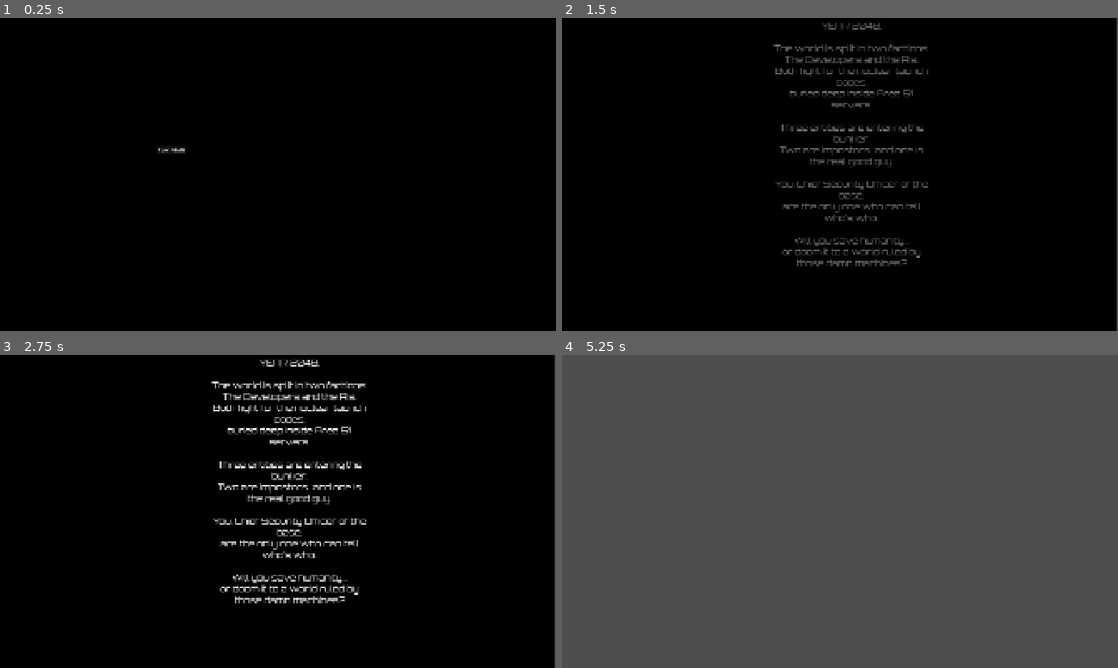
Above: before the commit, frames 1-4 (two rows, left to right).
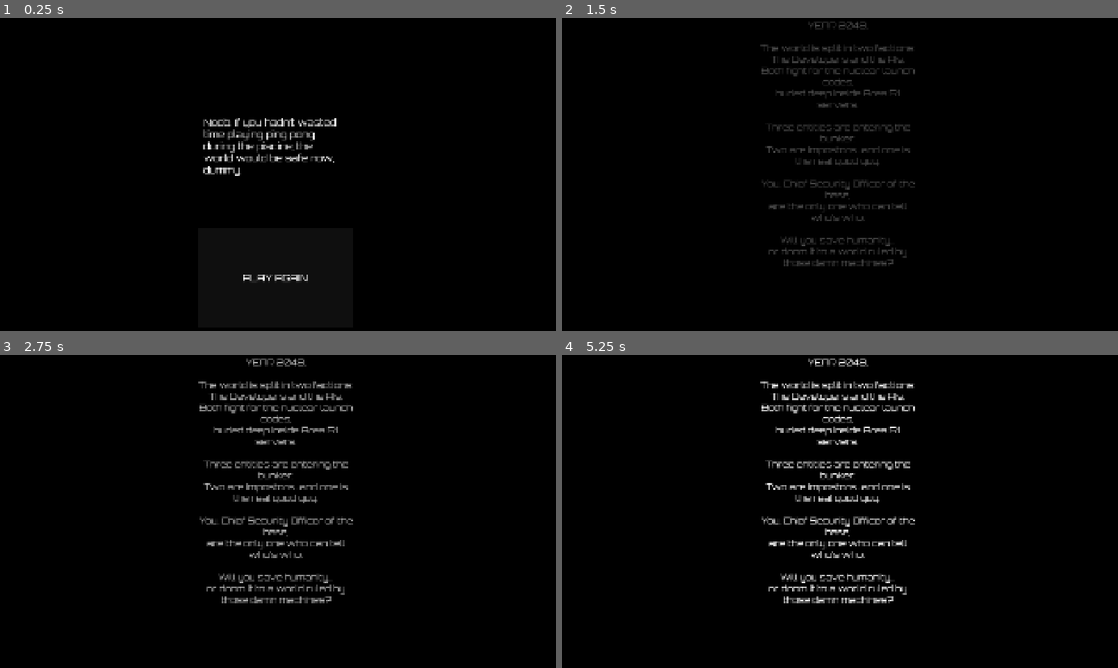
Above: after the commit, the same moments.

Repository: tcaccava/impostore
Game: Godot game, scene res://scenes/ending.tscn
Two runs of this game, one before a commit and one after it. Both use one fixed random seed, a clock stepped at 60 frames per second and the inputs below. This scene is started directly instead of the project's main scene.
Inputs (mouse positions are in pixels of both pictures, inside the frame that each line leads up to):
- Up to frame 1 (0.25 s): no input
- Up to frame 2 (1.5 s): click "PLAY AGAIN" at 0.5 s; tap 1 at 1.35 s
- Up to frame 3 (2.75 s): tap 2 at 1.55, 2.1 s; tap 3 at 2.3 s
- Up to frame 4 (5.25 s): tap 3 at 2.85, 4.55 s; tap 1 at 3.05, 3.6 s; tap 2 at 3.8, 4.35 s; tap Enter at 4.25 s; click (851, 639) at 5 s, where only the run before the commit has a clickable "START"

The runs differ from the first frame. In frame 1, 1.6% of the frame differs, in the area x 28-61%, y 32-85%; in frame 2, 4.3%; in frame 3, 5.8%; in frame 4, 99%, in the area x 0-100%, y 0-100%.
Error before the commit: Invalid access to property or key 'result' on a base object of type 'Dictionary'. (res://script/main.gd:24)

Commit message:
the game works entirely,lacking assets

Diff:
--- a/project.godot
+++ b/project.godot
@@ -12,8 +12,12 @@
 
 config/name="Impostor"
 run/main_scene="uid://cv4uir2fr6dmv"
-config/features=PackedStringArray("4.4", "Forward Plus")
+config/features=PackedStringArray("4.5", "Forward Plus")
 config/icon="res://icon.svg"
+
+[autoload]
+
+Gamestate="*res://script/gamestate.gd"
 
 [display]
 
--- a/scenes/ending.tscn
+++ b/scenes/ending.tscn
@@ -15,17 +15,27 @@
 color = Color(0, 0, 0, 1)
 
 [node name="EndingText" type="RichTextLabel" parent="."]
-anchors_preset = 10
-anchor_right = 1.0
+anchors_preset = -1
+anchor_left = 0.373
+anchor_top = 0.313
+anchor_right = 0.626
+anchor_bottom = 0.697
+offset_left = -13.159973
+offset_top = 1.960022
+offset_right = -12.919922
+offset_bottom = 2.2400513
 grow_horizontal = 2
+grow_vertical = 2
 theme_override_fonts/normal_font = ExtResource("2_2x1jc")
 theme_override_font_sizes/normal_font_size = 32
 
 [node name="RestartButton" type="Button" parent="."]
-offset_left = 541.0
-offset_top = 440.0
-offset_right = 549.0
-offset_bottom = 448.0
+offset_left = 684.0
+offset_top = 724.0
+offset_right = 1217.0
+offset_bottom = 1070.0
 theme_override_colors/font_color = Color(1, 1, 1, 1)
+theme_override_fonts/font = ExtResource("2_2x1jc")
+theme_override_font_sizes/font_size = 32
 
 [connection signal="pressed" from="RestartButton" to="." method="_on_restart_button_pressed"]
--- a/scenes/main.tscn
+++ b/scenes/main.tscn
@@ -26,13 +26,11 @@
 [node name="UI" type="Control" parent="."]
 layout_mode = 3
 anchors_preset = 0
-offset_right = 40.0
-offset_bottom = 40.0
 
 [node name="CRTscreen" type="RichTextLabel" parent="UI"]
 layout_mode = 0
-offset_right = 40.0
-offset_bottom = 40.0
+offset_right = 808.0
+offset_bottom = 553.0
 theme_override_fonts/normal_font = ExtResource("2_sugp2")
 theme_override_font_sizes/normal_font_size = 24
 bbcode_enabled = true
--- a/scenes/startscreen.tscn
+++ b/scenes/startscreen.tscn
@@ -7,22 +7,21 @@
 script = ExtResource("1_m1yxm")
 
 [node name="Background" type="ColorRect" parent="."]
-anchors_preset = -1
-anchor_right = 0.997
+anchors_preset = 15
+anchor_right = 1.0
 anchor_bottom = 1.0
-offset_right = 0.759888
 grow_horizontal = 2
 grow_vertical = 2
 color = Color(1.65302e-05, 1.65302e-05, 1.65302e-05, 1)
 
 [node name="IntroScreen" type="RichTextLabel" parent="."]
-anchors_preset = -1
+anchors_preset = 15
 anchor_right = 1.0
 anchor_bottom = 1.0
-offset_left = 711.0
-offset_top = 7.0
-offset_right = -631.0
-offset_bottom = -196.0
+offset_left = 664.0
+offset_top = 6.0
+offset_right = -678.0
+offset_bottom = -197.0
 grow_horizontal = 2
 grow_vertical = 2
 theme_override_fonts/normal_font = ExtResource("2_o6o42")
@@ -31,11 +30,12 @@
 horizontal_alignment = 1
 
 [node name="StartButton" type="Button" parent="."]
-offset_left = 837.0
+offset_left = 807.0
 offset_top = 901.0
-offset_right = 1152.0
+offset_right = 1122.0
 offset_bottom = 1071.0
 theme_override_colors/font_color = Color(1, 1, 1, 1)
+theme_override_fonts/font = ExtResource("2_o6o42")
 theme_override_font_sizes/font_size = 32
 
 [node name="Timer" type="Timer" parent="."]
--- a/script/ending.gd
+++ b/script/ending.gd
@@ -10,7 +10,7 @@
 	final_text.modulate = Color(1,1,1,1)
 	replay_button.text = "PLAY AGAIN"
 
-	if is_victory:
+	if Gamestate.is_victory:
 		final_text.text = "Your developer rank is legendary, and thanks to your skills, you have saved the world once again."
 	else:
 		final_text.text = "Noob. If you hadn’t wasted time playing ping pong during the piscine, the world would be safe now, dummy."
--- /dev/null
+++ b/script/gamestate.gd
@@ -0,0 +1,2 @@
+extends Node
+var is_victory = false
--- a/script/main.gd
+++ b/script/main.gd
@@ -1,6 +1,6 @@
 extends Node2D
 
-@onready var crt_screen = $UI/CRTScreen
+@onready var crt_screen = $UI/CRTscreen
 @onready var timer = $Timer
 @onready var npcs = $NPCs.get_children()
 
@@ -21,11 +21,11 @@
 
 	var json_text = FileAccess.get_file_as_string("res://assets/data.json")
 	var json_result = JSON.parse_string(json_text)
-	doors = json_result.result["doors"]
+	doors = json_result["doors"]
 	choose_questions()
 	show_question(current_question)
 
-	timer.wait_time = 1.0
+	timer.wait_time = 5.0
 	timer.one_shot = false
 	timer.start()
 	timer.timeout.connect(_on_Timer_timeout)
@@ -53,6 +53,7 @@
 func assign_names_to_responses():
 	for door in doors:
 		for q in door["questions"]:
+			q["responses"].shuffle()
 			q["responses"][0]["name"] = npc_names[0]
 			q["responses"][1]["name"] = npc_names[1]
 			q["responses"][2]["name"] = npc_names[2]
@@ -60,10 +61,8 @@
 func show_question(index):
 	crt_screen.clear()
 	var q = doors[current_level]["questions"][index]
-	crt_screen.append_bbcode("[color=#00FF66][b]Question:[/b] " + q["question"] + "[/color]")
+	crt_screen.append_text("[color=#00FF66][b]Question:[/b] " + q["question"] + "[/color]")
 	current_response = 0
-	if is_last_question():
-		ask_good_guy()
 
 func _on_Timer_timeout():
 	if awaiting_good_guy:
@@ -71,13 +70,16 @@
 	var q = doors[current_level]["questions"][current_question]
 	if current_response < 3:
 		var r = q["responses"][current_response]
-		crt_screen.append_bbcode("\n[color=#00FF66]" + r["name"] + ": " + r["text"] + "[/color]")
+		crt_screen.append_text("\n[color=#00FF66]" + r["name"] + ": " + r["text"] + "[/color]")
 		current_response += 1
 	else:
 		timer.stop()
 		await get_tree().create_timer(2.0).timeout
-		next_question()
-		timer.start()
+		if is_last_question():
+			ask_good_guy()
+		else:
+			next_question()
+			timer.start()
 
 func next_question():
 	current_question += 1
@@ -104,15 +106,14 @@
 func ask_good_guy():
 	awaiting_good_guy = true
 	var q = doors[current_level]["questions"][current_question]
-	crt_screen.append_bbcode("\n\n[b]Who is the good guy?[/b]")
+	crt_screen.append_text("\n\n[b]Who is the good guy?[/b]")
 	for i in range(3):
-		crt_screen.append_bbcode("\n" + str(i+1) + ". " + q["responses"][i]["name"])
+		crt_screen.append_text("\n" + str(i+1) + ". " + q["responses"][i]["name"])
 
 func check_good_guy(index):
 	awaiting_good_guy = false
 	var q = doors[current_level]["questions"][current_question]
 	var chosen_role = q["responses"][index]["role_hint"]
 
-	var final_scene = load("res://ending.tscn").instantiate()
-	final_scene.is_victory = chosen_role == "good"
-	get_tree().change_scene_to_file("res://ending.tscn")
+	Gamestate.is_victory = chosen_role == "good"
+	get_tree().change_scene_to_file("res://scenes/ending.tscn")
--- a/script/startscreen.gd
+++ b/script/startscreen.gd
@@ -3,7 +3,7 @@
 @onready var intro_text = $IntroScreen
 @onready var start_button = $StartButton
 
-var fade_in_time = 2.0
+var fade_in_time = 3.0
 var delay_before_button = 2.0
 var elapsed = 0.0
 var show_button = false
Not shown, added: script/gamestate.gd.uid
